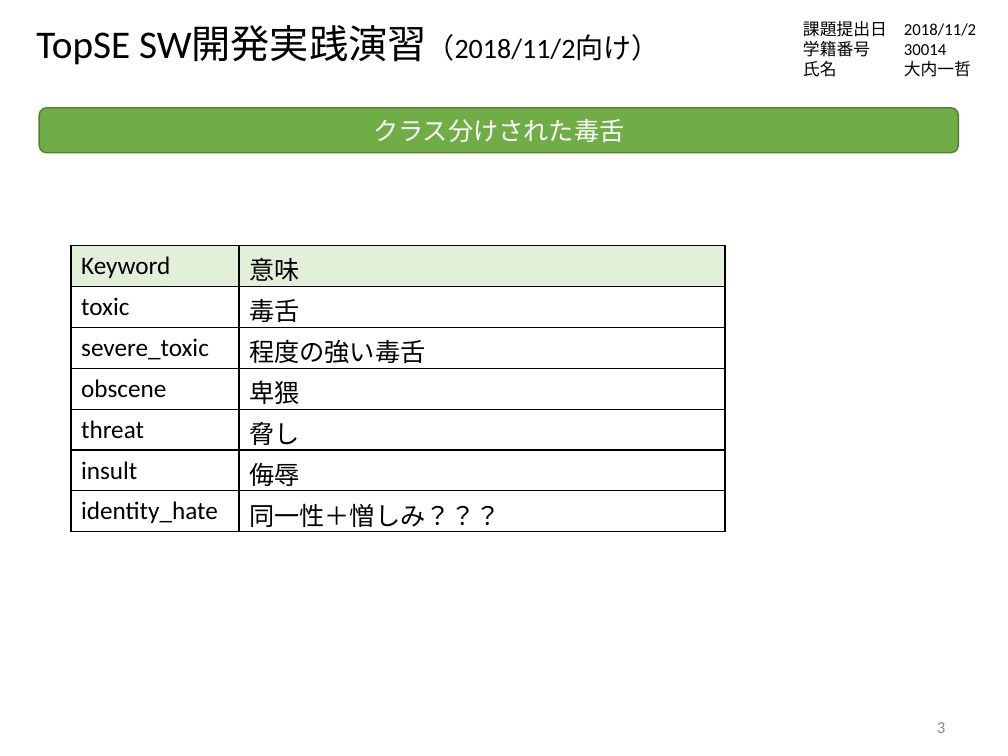
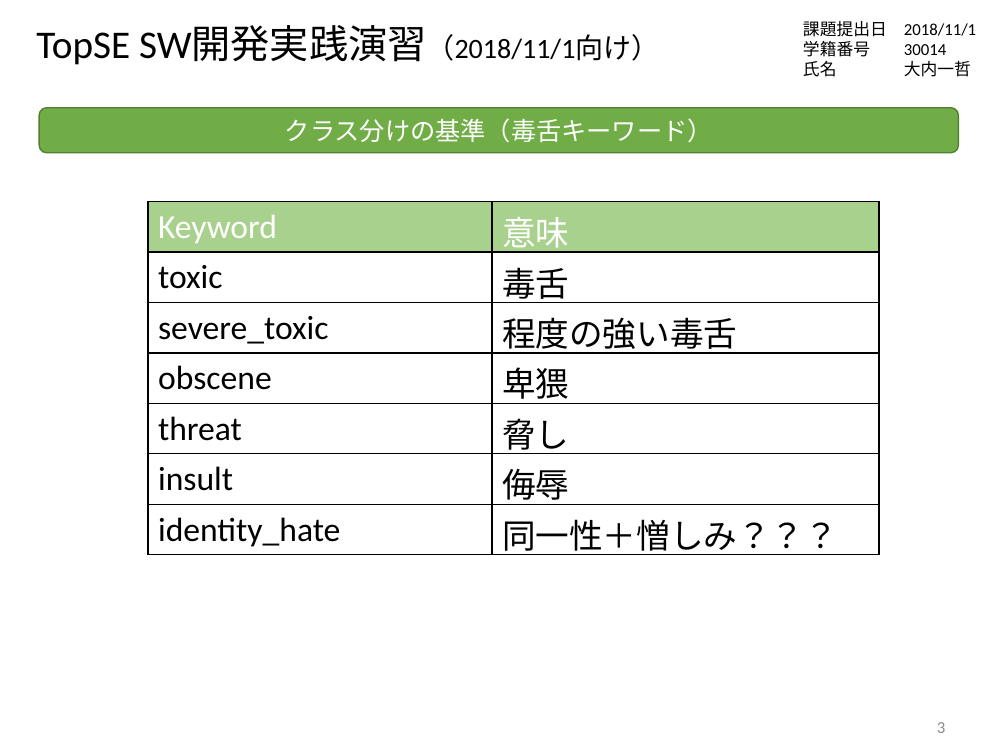
Before and after one commit to mkkrf137/TopSE_Kaggle2018, a slide deck: slide 3 of 20181102向け_大内.pptx. Drawn at 1008x756 pixels with LibreOffice and Linux fonts; fonts in the diff are those of the drawing. Boxes give left, top, right and bottom in pixels: in the first picture for what was removed or moved away, otherwise in the second. Text is boxed around its words. In the diff, an @@ line names an element or a change of style, - is before the commit and + after.

```diff
--- a/20181102向け_大内.pptx
+++ b/20181102向け_大内.pptx
@@ text at <box>36,25,659,65</box>: text changed @@
-TopSE SW開発実践演習（2018/11/2向け）
+TopSE SW開発実践演習（2018/11/1向け）
@@ text in rounded rectangle at <box>285,118,713,143</box>: text changed @@
-クラス分けされた毒舌
+クラス分けの基準（毒舌キーワード）
@@ table at <box>148,202,879,559</box> @@
@@ fill #E2F0D9 to #A9D18E in row 1 @@
@@ size 18 to 24 pt @@
@@ text colour #000000 to #FFFFFF in "Keyword", "意味" @@
@@ table: place and size @@
-table at <box>72,246,726,532</box>
+table at <box>148,202,879,559</box>
```
Also in this commit, not shown: 4 other slides changed, 1 slide added, 1 other file.
